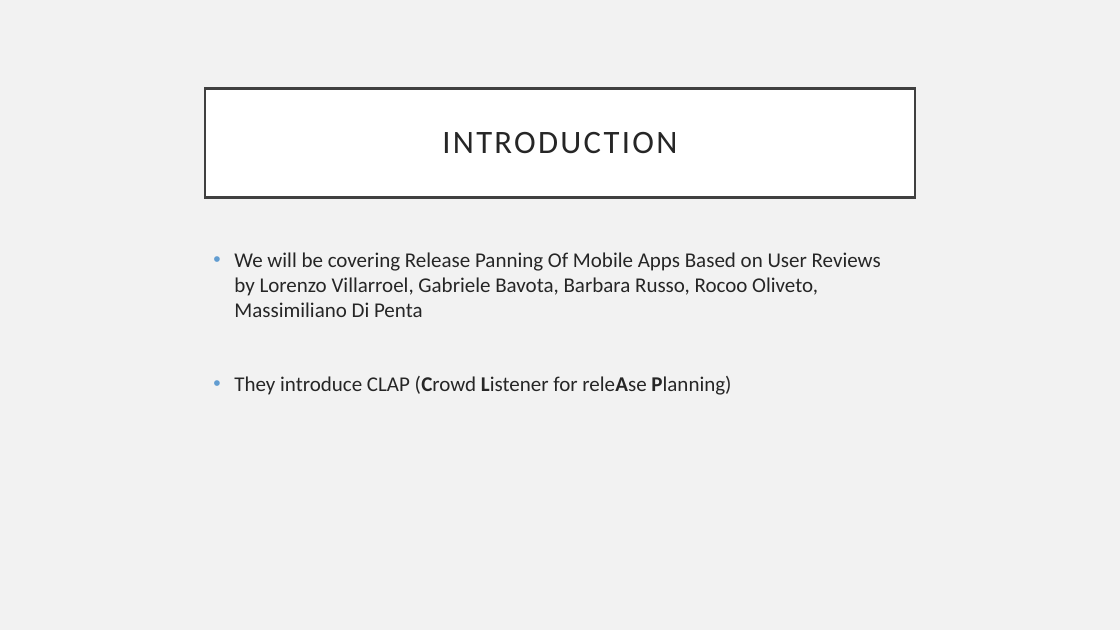
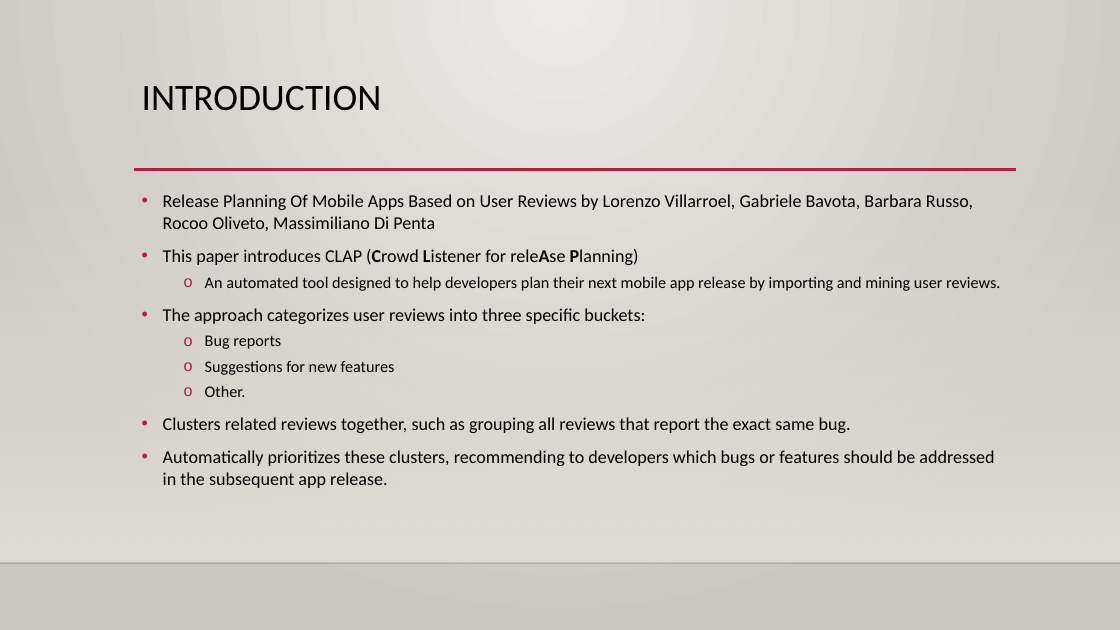
Before and after one commit to JosephAFerguson/SoftwareEngProject, a slide deck: slide 2 of Presentation_ResearchPaper/Group15Presentation.pptx. Drawn at 1120x630 pixels with LibreOffice and Linux fonts; fonts in the diff are those of the drawing; background and template pictures are left out. Boxes give left, top, right and bottom in pixels: in the first picture for what was removed or moved away, otherwise in the second. Text is boxed around its words. In the diff, an @@ line names an element or a change of style, - is before the commit and + after.

```diff
--- a/Presentation_ResearchPaper/Group15Presentation.pptx
+++ b/Presentation_ResearchPaper/Group15Presentation.pptx
@@ background #F2F2F2 to gradient #ECEAE7 to #CAC7C1 @@
@@ title "INTRODUCTION" moved from (x1=205, y1=88, x2=915, y2=197) to (x1=142, y1=85, x2=382, y2=111) @@
@@ title "INTRODUCTION" at (x1=142, y1=85, x2=382, y2=111): size 28 to 32 pt, text colour #262626 to #000000, letter spacing 2 to 0 pt; alignment centre to left; vertical alignment middle to top; fill #FFFFFF to none; outline #404040 2.5 pt to none @@
@@ line added from (134, 170) to (1017, 170), #B71E42 2.5 pt @@
@@ rectangle added at (x1=0, y1=186, x2=1120, y2=563), fill gradient #DFDBD5 @@
@@ text at (x1=163, y1=194, x2=1000, y2=488): text changed; size 18 to 15.5 pt; text colour #262626 to #000000 @@
-• We will be covering Release Panning Of Mobile Apps Based on User Reviews by Lorenzo Villarroel, Gabriele Bavota, Barbara Russo, Rocoo Oliveto, Massimiliano Di Penta
-• They introduce CLAP (Crowd Listener for releAse Planning)
+• Release Planning Of Mobile Apps Based on User Reviews by Lorenzo Villarroel, Gabriele Bavota, Barbara Russo, Rocoo Oliveto, Massimiliano Di Penta
+• This paper introduces CLAP (Crowd Listener for releAse Planning)
+  o An automated tool designed to help developers plan their next mobile app release by importing and mining user reviews.
+• The approach categorizes user reviews into three specific buckets:
+  o Bug reports
+  o Suggestions for new features
+  o Other.
+• Clusters related reviews together, such as grouping all reviews that report the exact same bug.
+• Automatically prioritizes these clusters, recommending to developers which bugs or features should be addressed in the subsequent app release.
@@ line added from (0, 563) to (1120, 563), #000001 1 pt @@
```
Also in this commit, not shown: 3 other slides changed, 15 slides added, 4 other files.
